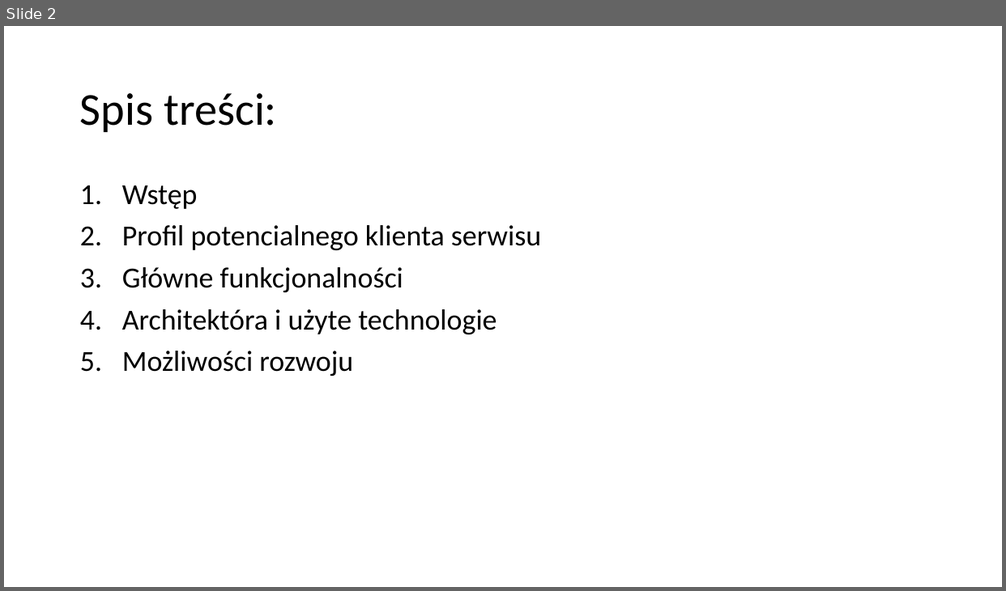
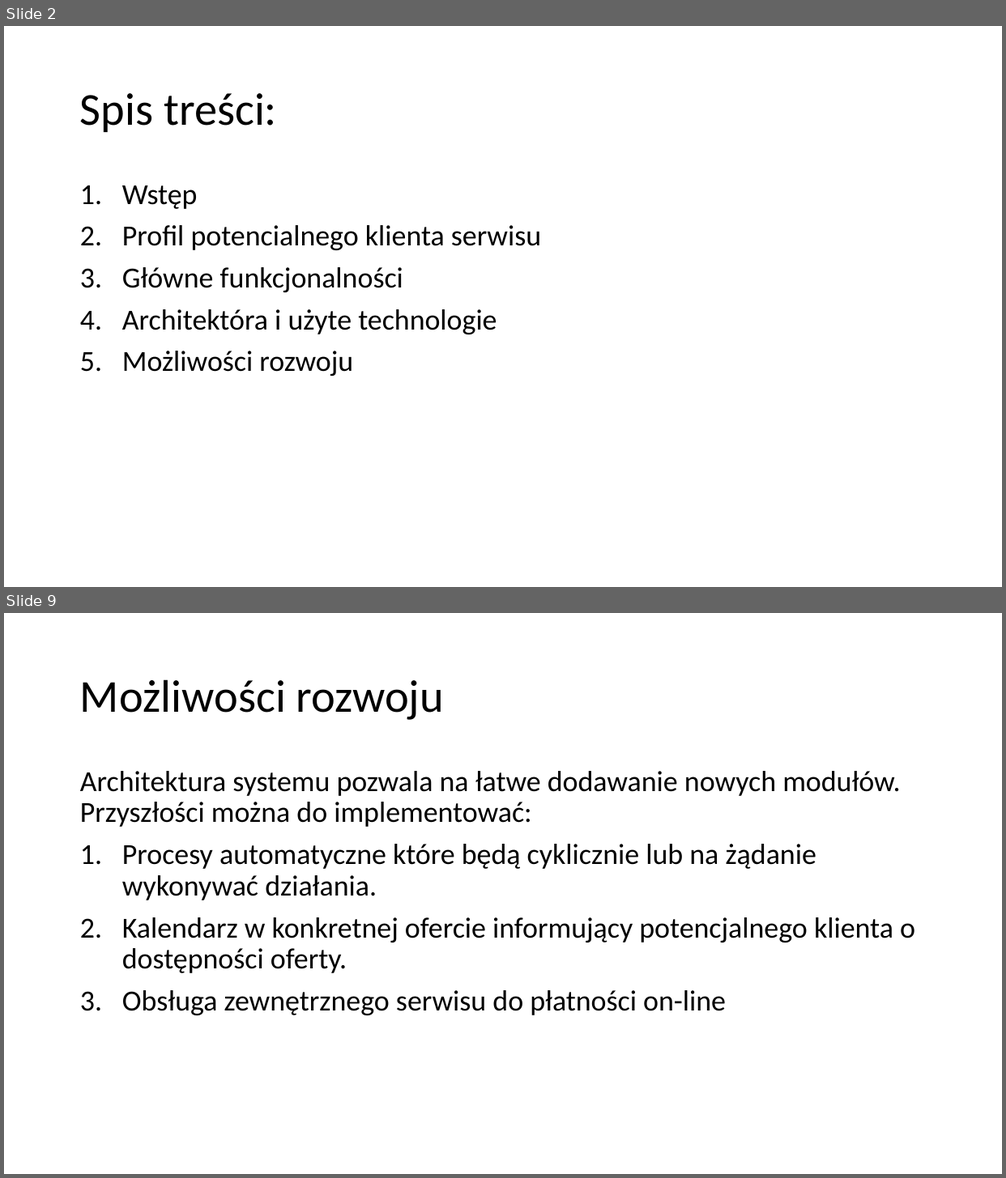
Before and after one commit to bjj-project/accommodation_announcements_documentation, a slide deck: accommodation_announcements_presentation.pptx. Shown one above the other, each under a label of ours: slide 2 before the commit, slides 2 and 9 after it; the slides between them are not shown. The pictures are 1006x591 and 1006x1178 pixels, drawn with LibreOffice and Linux fonts; fonts in the diff are those of the drawing. Boxes give left, top, right and bottom in pixels: in the first picture for what was removed or moved away, otherwise in the second. Text is boxed around its words. In the diff, an @@ line names an element or a change of style, - is before the commit and + after.

```diff
--- a/accommodation_announcements_presentation.pptx
+++ b/accommodation_announcements_presentation.pptx
@@ slide 9 added at [4, 613, 1002, 1174], background #FFFFFF @@
@@ title added at [80, 679, 444, 720], 44 pt, text #000000 @@
+Możliwości rozwoju
@@ text added at [80, 771, 915, 1016], 28 pt, text #000000 @@
+Architektura systemu pozwala na łatwe dodawanie nowych modułów. Przyszłości można do implementować:
+1. Procesy automatyczne które będą cyklicznie lub na żądanie wykonywać działania.
+2. Kalendarz w konkretnej ofercie informujący potencjalnego klienta o dostępności oferty.
+3. Obsługa zewnętrznego serwisu do płatności on-line
```
Also in this commit, not shown: 1 slide changed, 6 other slides added.
